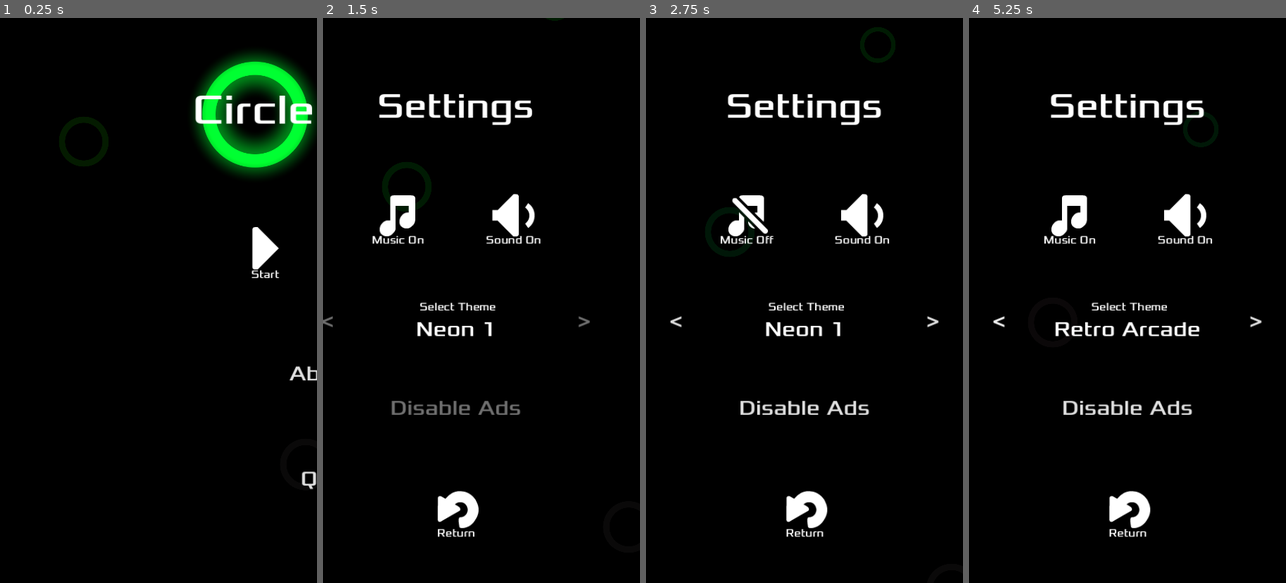
Above: before the commit, frames 1-4 (left to right).
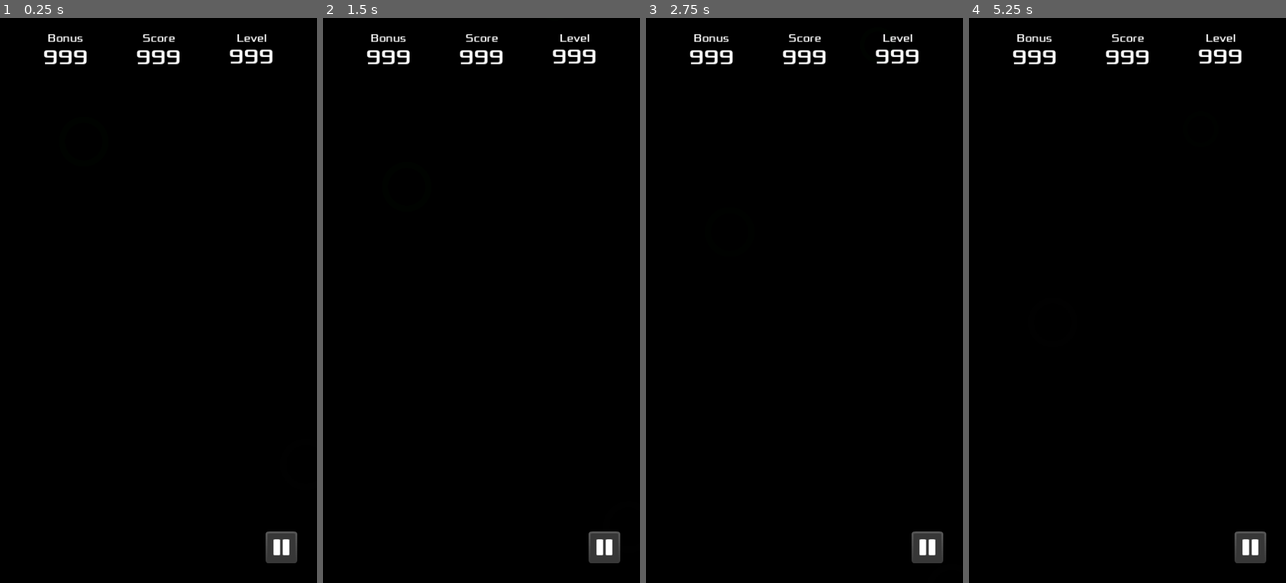
Above: after the commit, the same moments.

Repository: jrenato/circle_jump
Game: Godot game, scene res://Game/main.tscn
Same seed, same stepped clock (60 frames per second), same inputs: the game is played once before the commit and once after it. Sound files missing from this copy of the repository are replaced by a short silence.
Inputs (mouse positions are in pixels of both pictures, inside the frame that each line leads up to):
- Up to frame 1 (0.25 s): no input
- Up to frame 2 (1.5 s): click (538, 249) at 0.5 s, where only the run before the commit has a clickable "Settings"; move the mouse to (551, 272) at 1.27 s; hold Right (ui_right) from 1.28 s (still down); hold Ctrl from 1.28 s (still down); click (551, 272) at 1.42 s
- Up to frame 3 (2.75 s): release Right (ui_right) at 2 s; release Ctrl at 2 s; click (747, 215) at 2 s, where only the run before the commit has a clickable "Music On"
- Up to frame 4 (5.25 s): click (1070, 215) at 2.75 s, where only the run before the commit has a clickable "Music Off"; click (1184, 215) at 3.5 s, where only the run before the commit has a clickable "Sound On"; click (1184, 215) at 4.25 s, where only the run before the commit has a clickable "Sound Off"; click (997, 323) at 5 s, where only the run before the commit has a clickable "<"

The runs differ from the first frame. In frame 1, 8.2% of the frame differs, in the area x 13-100%, y 2-97%; in frame 2, 5.4%; in frame 3, 5.5%; in frame 4, 5.7%.
Error after the commit: Parse Error: Identifier "MobileAds" not declared in the current scope. (res://Autoload/settings.gd:31)

Commit message:
Added ad delay

Diff:
--- a/Autoload/settings.gd
+++ b/Autoload/settings.gd
@@ -18,12 +18,19 @@
 		theme_name = value
 		update_theme()
 
+var interstitial_ad : InterstitialAd
+var interstitial_ad_load_callback := InterstitialAdLoadCallback.new()
+
 
 func _ready() -> void:
 	load_default_theme()
 	load_high_score()
 	load_settings()
 	theme_changed.emit()
+
+	MobileAds.initialize()
+	interstitial_ad_load_callback.on_ad_failed_to_load = on_interstitial_ad_failed_to_load
+	interstitial_ad_load_callback.on_ad_loaded = on_interstitial_ad_loaded
 
 
 func load_default_theme() -> void:
@@ -75,7 +82,7 @@
 		"theme_name": theme_name,
 		"music_enabled": AudioManager.is_music_enabled(),
 		"sound_enabled": AudioManager.is_sound_enabled(),
-		"enable_ads": false # TODO: Implement ads
+		"enable_ads": false # TODO: Implement ad configuration
 	}
 
 	var json_string = JSON.stringify(settings_dict)
@@ -92,4 +99,32 @@
 	theme_name = settings_dict["theme_name"]
 	AudioManager.set_music_enabled(settings_dict["music_enabled"])
 	AudioManager.set_sound_enabled(settings_dict["sound_enabled"])
-	# TODO: Implement ads
+	# TODO: Implement ad configuration
+
+
+func load_interstitial_ad() -> void:
+	var unit_id : String
+	if OS.get_name() == "Android":
+		unit_id = "ca-app-pub-3940256099942544/1033173712"
+	elif OS.get_name() == "iOS":
+		unit_id = "ca-app-pub-3940256099942544/4411468910"
+
+	if interstitial_ad:
+		# Always call this method on all AdFormats to free memory on Android/iOS
+		interstitial_ad.destroy()
+		interstitial_ad = null
+
+	InterstitialAdLoader.new().load(unit_id, AdRequest.new(), interstitial_ad_load_callback)
+
+
+func show_interstitial_ad():
+	if interstitial_ad:
+		interstitial_ad.show()
+
+
+func on_interstitial_ad_failed_to_load(adError : LoadAdError) -> void:
+	interstitial_ad = null
+
+
+func on_interstitial_ad_loaded(_interstitial_ad : InterstitialAd) -> void:
+	interstitial_ad = _interstitial_ad
--- a/GUI/screens.gd
+++ b/GUI/screens.gd
@@ -16,15 +16,14 @@
 
 var themes: Array[String]
 
-var rewarded_interstitial_ad : RewardedInterstitialAd
-var rewarded_interstitial_ad_load_callback := RewardedInterstitialAdLoadCallback.new()
-var on_user_earned_reward_listener := OnUserEarnedRewardListener.new()
+var ad_enabled: bool = false
 
 @onready var title_screen: BaseScreen = %TitleScreen
 @onready var pause_screen: BaseScreen = %PauseScreen
 @onready var settings_screen: BaseScreen = %SettingsScreen
 @onready var game_over_screen: BaseScreen = %GameOverScreen
 @onready var about_screen: BaseScreen = %AboutScreen
+@onready var ad_timer: Timer = %AdTimer
 
 
 func _ready() -> void:
@@ -70,6 +69,13 @@
 	if current_screen:
 		var appear_tween: Tween = current_screen.appear()
 		await(appear_tween.finished)
+
+		# Show ad if in Game Over Screen, and no more plays before ad
+		if current_screen == game_over_screen and ad_enabled:
+			Settings.show_interstitial_ad()
+			ad_enabled = false
+			ad_timer.start()
+
 		# Only after the screen is fully appeared can we enable the buttons
 		get_tree().call_group("buttons", "set_disabled", false)
 
@@ -186,3 +192,8 @@
 	elif what == NOTIFICATION_WM_WINDOW_FOCUS_OUT:
 		# TODO: Implement pause game
 		pass
+
+
+func _on_ad_timer_timeout() -> void:
+	if not ad_enabled:
+		ad_enabled = true
--- a/GUI/screens.tscn
+++ b/GUI/screens.tscn
@@ -25,3 +25,11 @@
 
 [node name="PauseScreen" parent="." instance=ExtResource("6_w4uun")]
 unique_name_in_owner = true
+
+[node name="AdTimer" type="Timer" parent="."]
+unique_name_in_owner = true
+wait_time = 60.0
+one_shot = true
+autostart = true
+
+[connection signal="timeout" from="AdTimer" to="." method="_on_ad_timer_timeout"]
--- a/Game/main.gd
+++ b/Game/main.gd
@@ -72,6 +72,7 @@
 
 	AudioManager.music_volume = 1.0
 	AudioManager.play_music("LightPuzzle")
+	Settings.load_interstitial_ad()
 
 
 func set_score(current_score: int, new_score: int) -> void:
Not shown, changed: export_presets.cfg
